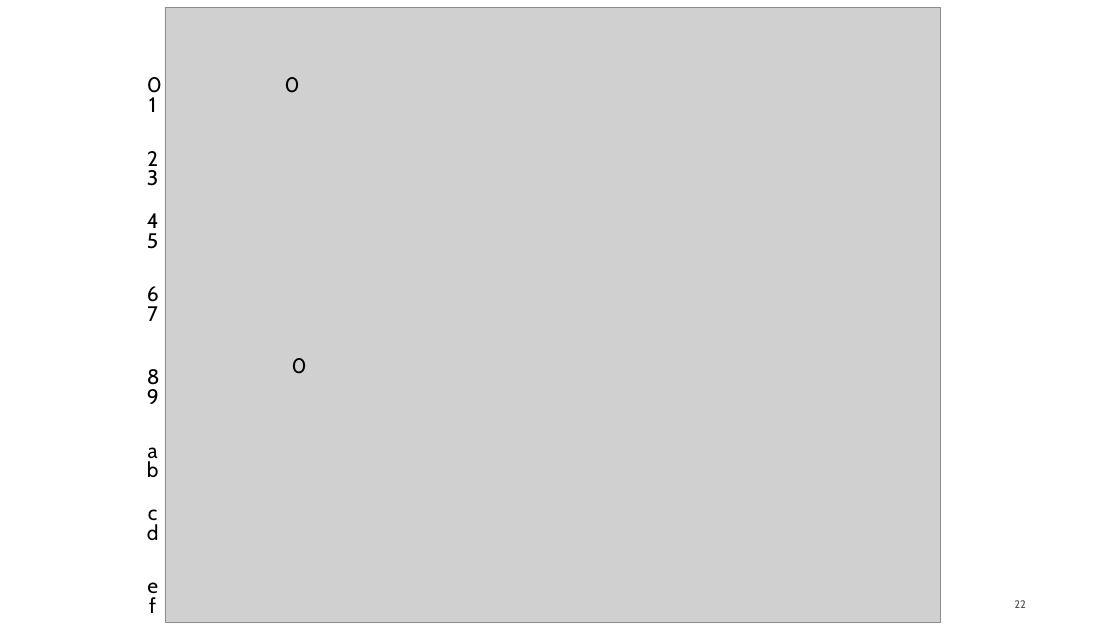
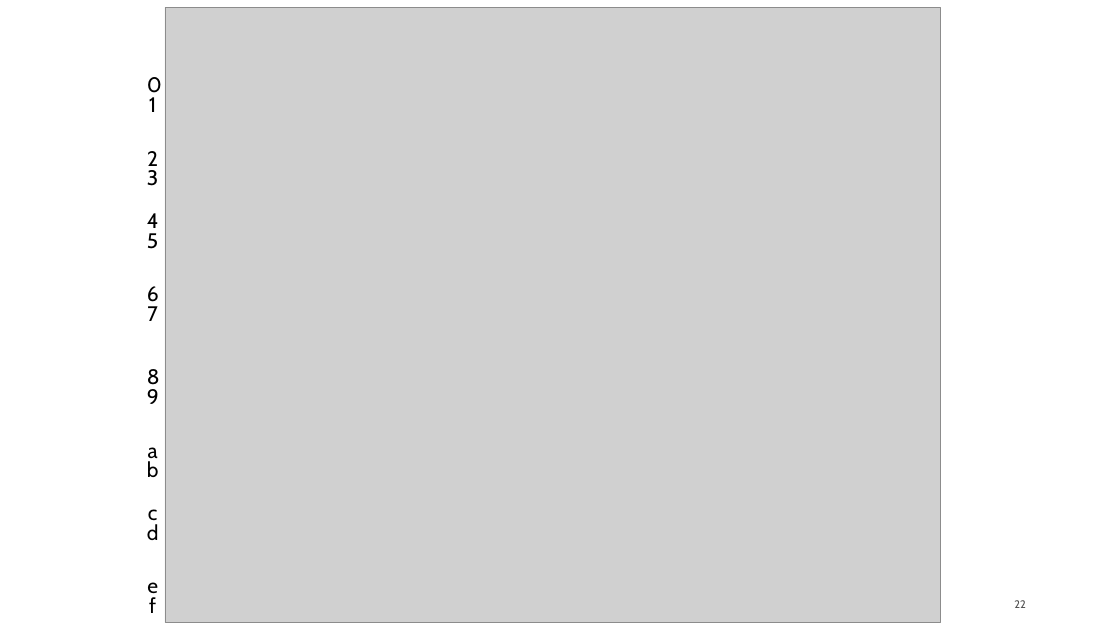
Before and after one commit to georgia-tech-synergy-lab/AcceleratorNoC, a slide deck: slide 22 of microswitch.pptx. Drawn at 1120x630 pixels with LibreOffice and Linux fonts; fonts in the diff are those of the drawing; grey boxes stand for pictures. Boxes give left, top, right and bottom in pixels: in the first picture for what was removed or moved away, otherwise in the second. Text is boxed around its words. In the diff, an @@ line names an element or a change of style, - is before the commit and + after.

Commit message:
finish_benes

```diff
--- a/microswitch.pptx
+++ b/microswitch.pptx
@@ text removed at bbox=[285, 77, 300, 93] @@
-0
@@ text removed at bbox=[292, 358, 307, 374] @@
-0
```
Also in this commit, not shown: 1 other slide changed, 2 other files.
